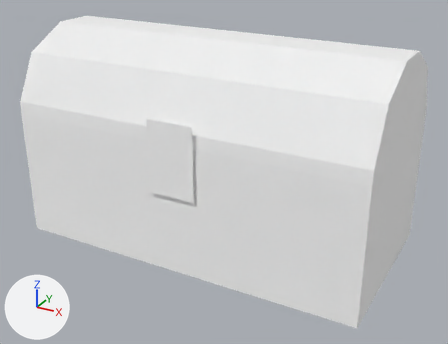
The glTF model assets/chest.glb as it was, and as the next commit left it.
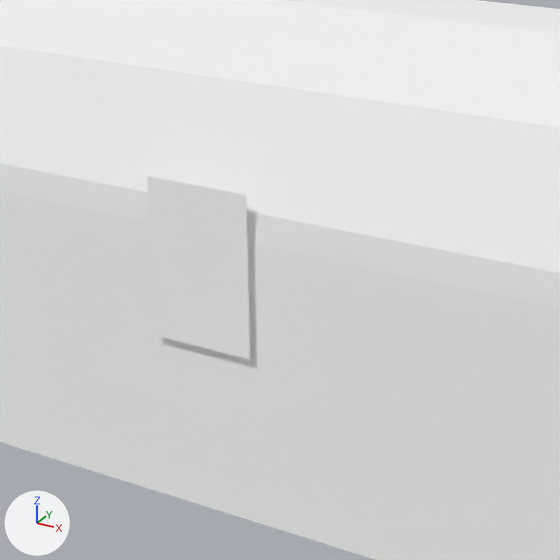
There are two pictures of each version: one whole from a 50 mm camera at (1.59, -2.86, 1.09) aimed at (0.06, -0.07, -0.31), one close up on the part from 18% to 75% of the width and 11% to 86% of the height. Every picture has the same lights, and +X, +Y and +Z are marked at lower left. Vertices at the same position are counted once.
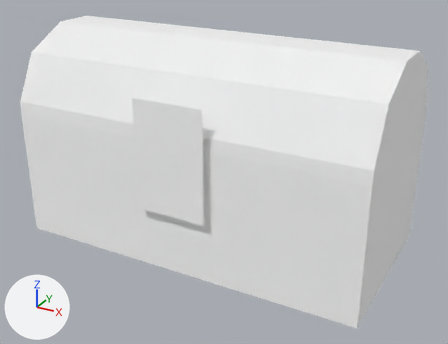
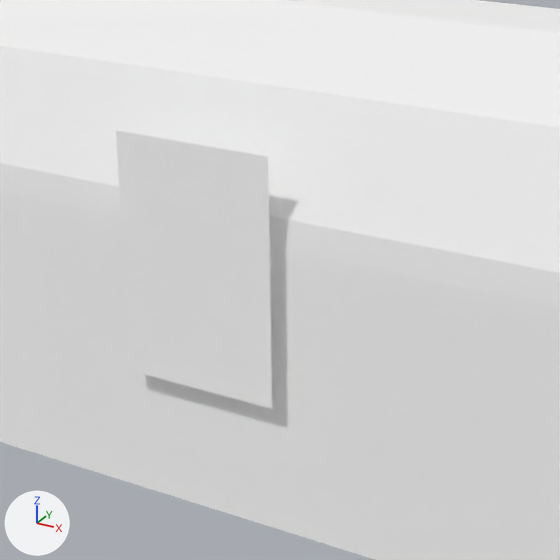
Patch to the scene script:
```diff
--- a/assets/chest.glb.py
+++ b/assets/chest.glb.py
@@ mat_frame @@
+mat_frame = bpy.data.materials.new('Frame')
+mat_frame.use_nodes = True; mat_frame.node_tree.nodes.clear()
+_N = mat_frame.node_tree.nodes; _L = mat_frame.node_tree.links
+n0 = _N.new('ShaderNodeBsdfPrincipled'); n0.name = 'Principled BSDF'
+n0.inputs[1].default_value = 1.0  # 'Metallic'
+n0.inputs[2].default_value = 1.0  # 'Roughness'
+n1 = _N.new('ShaderNodeOutputMaterial'); n1.name = 'Material Output'
+n2 = _N.new('ShaderNodeVertexColor'); n2.name = 'Color Attribute'
+_L.new(n0.outputs[0], n1.inputs[0])  # 'BSDF' to 'Surface'
+_L.new(n2.outputs[0], n0.inputs[0])  # 'Color' to 'Base Color'
@@ me_cube @@
 # used by ob_cube; location = (0.0, 0.0, 0.0)
 # verts and faces of me_cube; kept vertices keep their numbers, new ones are numbered from 84
-me_cube.from_pydata(...)  # 84 vertices, 158 faces; spans x -1.0..1.0, y -0.51..0.5, z -0.74..0.44
+me_cube.from_pydata(...)  # 84 vertices, 158 faces; spans x -1.0..1.0, y -0.53..0.5, z -0.74..0.44
+# me_cube part 1: the loose piece of 4 vertices spanning x -0.13..0.13, y -0.51, z -0.29..0.11 is deleted
+# me_cube part 2
+verts[84] = (-0.2, -0.53, -0.39)  # pixel (130, 370)
+verts[85] = (0.2, -0.53, -0.39)  # pixel (272, 408)
+verts[86] = (-0.2, -0.53, 0.21)  # pixel (115, 130)
+verts[87] = (0.2, -0.53, 0.21)  # pixel (268, 156)
+faces += [(84, 85, 87), (84, 87, 86)]  # mat_lock
+# me_cube part 3: 120 faces spanning x -1.0..1.0, y -0.5..0.5, z -0.74..0.44 switch from mat_lock to mat_frame
 me_cube.materials.append(mat_wd)
```

Boxes [x1, y1, x2, y2] around the edits, measured in the close-ups (560 x 560 px):
part 1 of me_cube, deleted
    before: [147, 176, 250, 360]
part 2 of me_cube, added
    after: [116, 130, 272, 409]
part 3 of me_cube, recoloured (white to grey)
    both: [270, 248, 290, 304]
